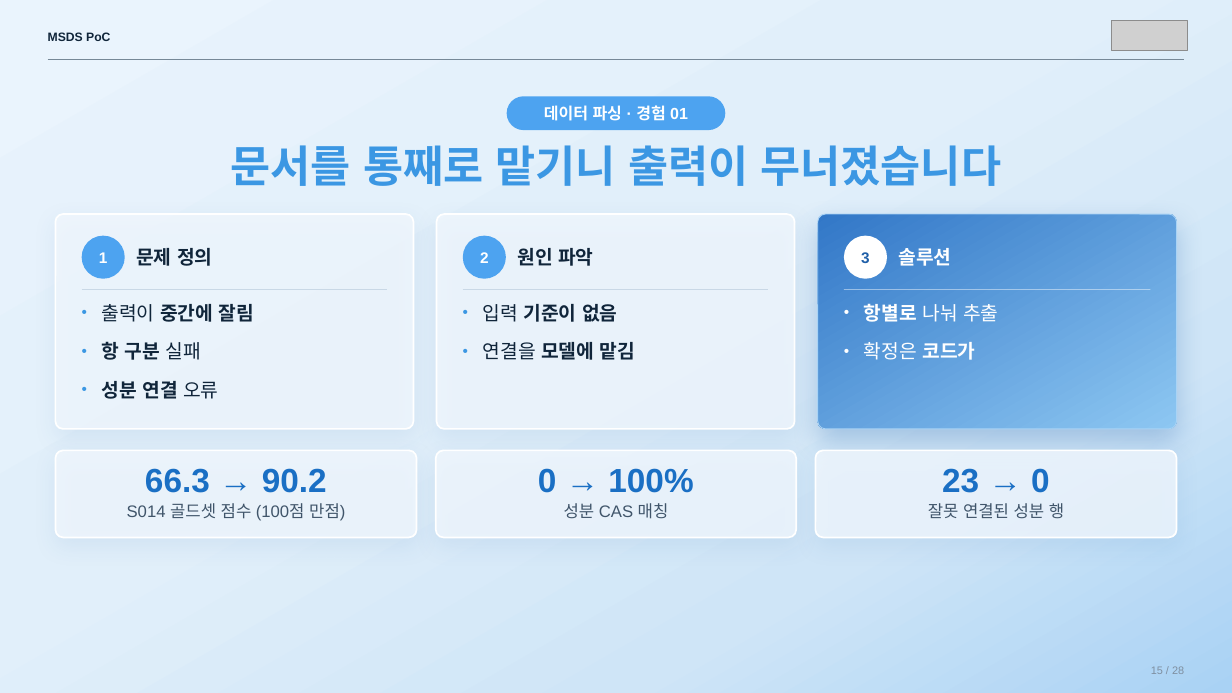
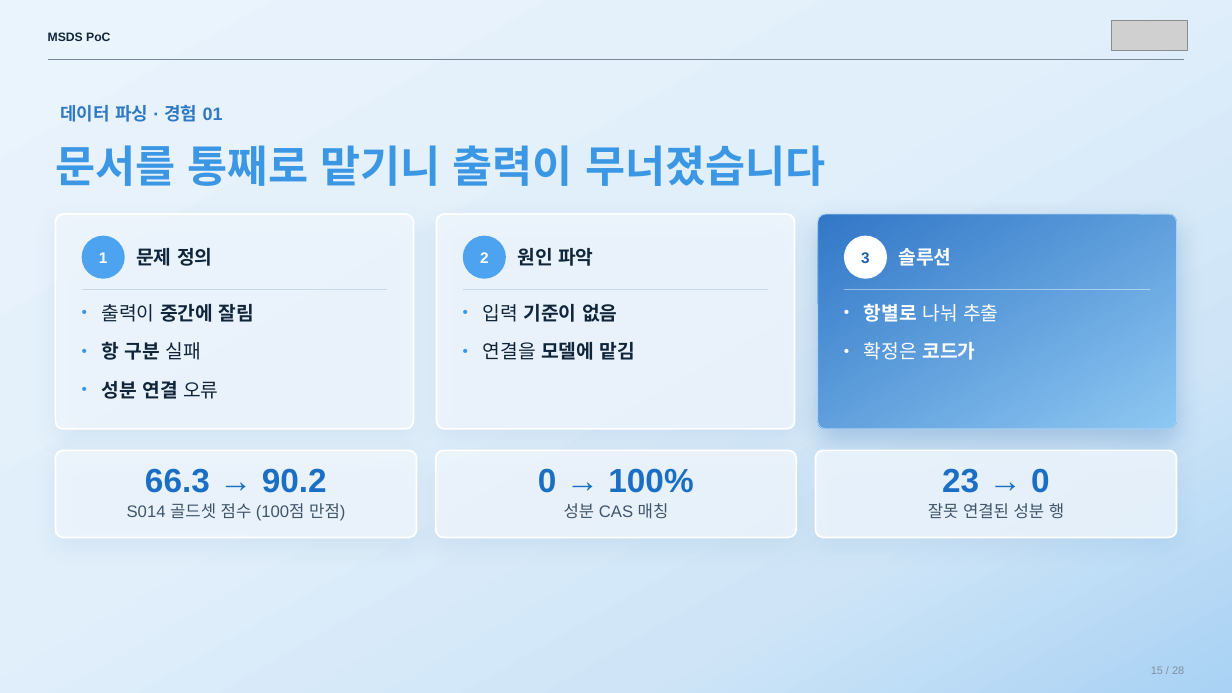
Before and after one commit to sunub/for-digital-divide, a slide deck: slide 15 of MSDS_PoC_flat.pptx. Drawn at 1232x693 pixels with LibreOffice and Linux fonts; fonts in the diff are those of the drawing; grey boxes stand for pictures. Boxes give left, top, right and bottom in pixels: in the first picture for what was removed or moved away, otherwise in the second. Text is boxed around its words. In the diff, an @@ line names an element or a change of style, - is before the commit and + after.

```diff
--- a/MSDS_PoC_flat.pptx
+++ b/MSDS_PoC_flat.pptx
@@ text "데이터 파싱 · 경험 01": place and size @@
-text "데이터 파싱 · 경험 01" at (506,96,726,130)
+text "데이터 파싱 · 경험 01" at (60,105,223,122)
@@ text "데이터 파싱 · 경험 01" at (60,105,223,122): size 12.5 to 14 pt, text colour #FFFFFF to #2F78C4; alignment centre to left; fill #4DA3F0 to none @@
@@ text "문서를 통째로 맡기니 출력이 무너졌습니다": place and size @@
-text "문서를 통째로 맡기니 출력이 무너졌습니다" at (231,145,1002,186)
+text "문서를 통째로 맡기니 출력이 무너졌습니다" at (55,145,826,186)
@@ text "문서를 통째로 맡기니 출력이 무너졌습니다" at (55,145,826,186): alignment centre to left @@
```
Also in this commit, not shown: 24 other slides changed.
